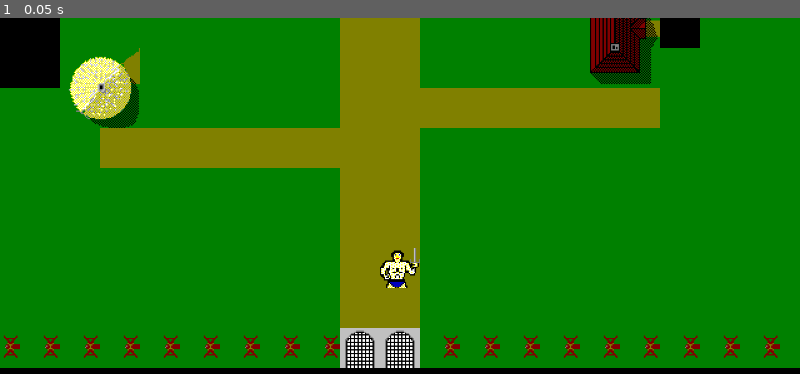
Above: before the commit, frame 1.
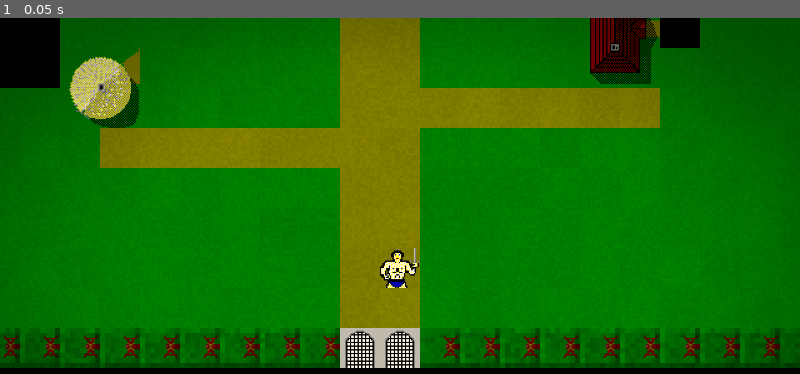
Above: after the commit, the same moment.

Repository: MapleThunder/windy-castle
Game: Godot game, scene res://view/main.tscn
The game is run twice, just before and just after one commit, with the same random seed, the same clock (stepped at 60 frames per second) and the same inputs.
Inputs:
- Up to frame 1 (0.05 s): no input

The runs differ from the first frame. In frame 1, 19% of the frame differs, in the area x 0-100%, y 0-99%.

Commit message:
feat(view): torch lighting, shadows, explored memory, atmosphere
Co-Authored-By: Claude Opus 5.5 <noreply@anthropic.com>

Diff:
--- /dev/null
+++ b/view/fx.gd
@@ -0,0 +1,51 @@
+class_name Fx
+extends Node2D
+## Ambient effects: dust motes drifting in the torchlight and a screen vignette.
+
+var world: WorldView
+var dust := CPUParticles2D.new()
+var vignette_layer := CanvasLayer.new()
+
+
+func setup(w: WorldView) -> void:
+	world = w
+	dust.amount = 40
+	dust.lifetime = 6.0
+	dust.preprocess = 6.0
+	dust.emission_shape = CPUParticles2D.EMISSION_SHAPE_SPHERE
+	dust.emission_sphere_radius = 150.0
+	dust.gravity = Vector2(0, -2)
+	dust.initial_velocity_min = 1.0
+	dust.initial_velocity_max = 5.0
+	dust.direction = Vector2(1, 0)
+	dust.spread = 180.0
+	dust.scale_amount_min = 1.0
+	dust.scale_amount_max = 2.0
+	var ramp := Gradient.new()
+	ramp.set_color(0, Color(1, 0.85, 0.6, 0.0))
+	ramp.set_color(1, Color(1, 0.85, 0.6, 0.0))
+	ramp.add_point(0.5, Color(1, 0.85, 0.6, 0.35))
+	dust.color_ramp = ramp
+	add_child(dust)
+	vignette_layer.layer = 5
+	var rect := ColorRect.new()
+	rect.set_anchors_preset(Control.PRESET_FULL_RECT)
+	rect.mouse_filter = Control.MOUSE_FILTER_IGNORE
+	var mat := ShaderMaterial.new()
+	mat.shader = preload("res://view/shaders/vignette.gdshader")
+	rect.material = mat
+	vignette_layer.add_child(rect)
+	add_child(vignette_layer)
+	update_level()
+
+
+func update_level() -> void:
+	dust.emitting = world.game.level.depth > 0
+
+
+func _process(_delta: float) -> void:
+	if world == null:
+		return
+	var player_node := world.actor_node(world.game.player.id)
+	if player_node != null:
+		dust.position = player_node.position
--- /dev/null
+++ b/view/lighting.gd
@@ -0,0 +1,106 @@
+class_name Lighting
+extends Node2D
+## Torch light with wall shadows in the mine, daylight in town.
+
+const MINE_AMBIENT := Color("14111c")
+const TOWN_AMBIENT := Color(1.0, 0.97, 0.9)
+const TORCH_COLOR := Color("ffb46b")
+const TORCH_RADIUS_TILES := 7.5
+const FLICKER_ENERGY := 0.06
+const FLICKER_SCALE := 0.03
+const FLICKER_HZ := 2.0
+const FLOOR_MASK := 1
+const WALL_MASK := 2
+
+var world: WorldView
+var ambient := CanvasModulate.new()
+var torch := PointLight2D.new()  # floors and actors, with shadows
+var wall_torch := PointLight2D.new()  # wall faces and features, no shadows
+var occluders := Node2D.new()
+var _noise := FastNoiseLite.new()
+var _time := 0.0
+var _base_scale := 1.0
+
+
+func setup(w: WorldView) -> void:
+	world = w
+	add_child(ambient)
+	add_child(occluders)
+	torch.texture = _radial_texture(256)
+	torch.color = TORCH_COLOR
+	torch.energy = 1.15
+	torch.shadow_enabled = true
+	torch.shadow_filter = Light2D.SHADOW_FILTER_PCF5
+	torch.shadow_filter_smooth = 3.0
+	torch.shadow_color = Color(0, 0, 0, 0.85)
+	_base_scale = TORCH_RADIUS_TILES * world.art.tile_size() * 2.0 / 256.0
+	torch.texture_scale = _base_scale
+	torch.range_item_cull_mask = FLOOR_MASK
+	add_child(torch)
+	wall_torch.texture = torch.texture
+	wall_torch.color = TORCH_COLOR
+	wall_torch.range_item_cull_mask = WALL_MASK
+	add_child(wall_torch)
+	_noise.frequency = 1.0
+	update_level()
+
+
+static func _radial_texture(size: int) -> GradientTexture2D:
+	var g := Gradient.new()
+	g.set_color(0, Color(1, 1, 1, 1))
+	g.set_color(1, Color(1, 1, 1, 0))
+	g.add_point(0.55, Color(1, 1, 1, 0.55))
+	var t := GradientTexture2D.new()
+	t.gradient = g
+	t.fill = GradientTexture2D.FILL_RADIAL
+	t.fill_from = Vector2(0.5, 0.5)
+	t.fill_to = Vector2(1.0, 0.5)
+	t.width = size
+	t.height = size
+	return t
+
+
+## Rebuild after a level change.
+func update_level() -> void:
+	var town := world.game.level.depth == 0
+	ambient.color = TOWN_AMBIENT if town else MINE_AMBIENT
+	torch.enabled = not town
+	wall_torch.enabled = not town
+	for c in occluders.get_children():
+		c.queue_free()
+	if town:
+		return
+	var l := world.game.level
+	var s := float(world.art.tile_size())
+	var square := OccluderPolygon2D.new()
+	square.polygon = PackedVector2Array([Vector2(0, 0), Vector2(s, 0), Vector2(s, s), Vector2(0, s)])
+	for y in l.height:
+		for x in l.width:
+			var p := Vector2i(x, y)
+			if Tile.opaque(l.get_tile(p)) and _borders_open(l, p):
+				var o := LightOccluder2D.new()
+				o.occluder = square
+				o.position = Vector2(p) * s
+				occluders.add_child(o)
+
+
+static func _borders_open(l: Level, p: Vector2i) -> bool:
+	for d in AI.DIRS:
+		if not Tile.opaque(l.get_tile(p + d)) and l.in_bounds(p + d):
+			return true
+	return false
+
+
+func _process(delta: float) -> void:
+	if world == null:
+		return
+	_time += delta
+	var player_node := world.actor_node(world.game.player.id)
+	if player_node != null:
+		torch.position = player_node.position
+	var n := _noise.get_noise_1d(_time * FLICKER_HZ * 10.0)
+	torch.energy = 1.15 * (1.0 + n * FLICKER_ENERGY * 2.0)
+	torch.texture_scale = _base_scale * (1.0 + _noise.get_noise_1d(_time * FLICKER_HZ * 10.0 + 100.0) * FLICKER_SCALE * 2.0)
+	wall_torch.position = torch.position
+	wall_torch.energy = torch.energy * 0.9
+	wall_torch.texture_scale = torch.texture_scale
--- a/view/main.gd
+++ b/view/main.gd
@@ -1,5 +1,5 @@
 extends Control
-## Entry point. Debug options (after `--`): --screenshot=<path>, --start-depth=<n>, --seed=<n>.
+## Entry point. Debug options (after `--`): --screenshot=<path> [--frames=<n>], --start-depth=<n>, --seed=<n>, --fps.
 
 var options := {}
 var game: Game
@@ -26,6 +26,8 @@
 
 func _process(_delta: float) -> void:
 	_frames += 1
-	if options.has("screenshot") and _frames == 30:
+	if options.has("fps") and _frames % 60 == 0:
+		print("fps ", Engine.get_frames_per_second())
+	if options.has("screenshot") and _frames == int(options.get("frames", "30")):
 		get_viewport().get_texture().get_image().save_png(options["screenshot"])
 		get_tree().quit()
--- /dev/null
+++ b/view/shaders/ground.gdshader
@@ -0,0 +1,23 @@
+// Terrain: per-tile brightness variation plus a fine grain, so flat palette tiles read as material.
+shader_type canvas_item;
+
+uniform float tile_variation = 0.025;
+uniform float grain = 0.05;
+
+varying vec2 world_pos;
+
+float hash(vec2 p) {
+	return fract(sin(dot(p, vec2(127.1, 311.7))) * 43758.5453);
+}
+
+void vertex() {
+	world_pos = (MODEL_MATRIX * vec4(VERTEX, 0.0, 1.0)).xy;
+}
+
+void fragment() {
+	vec4 c = COLOR;  // already the texture sample times modulate
+	float t = hash(floor(world_pos / 32.0)) - 0.5;
+	float g = hash(floor(world_pos / 2.0)) - 0.5;
+	c.rgb *= 1.0 + t * 2.0 * tile_variation + g * 2.0 * grain;
+	COLOR = c;
+}
--- /dev/null
+++ b/view/shaders/memory.gdshader
@@ -0,0 +1,24 @@
+// Explored but out of sight: desaturated, dimmed and cooled. Unshaded, so it stays visible in the dark.
+shader_type canvas_item;
+render_mode unshaded;
+
+uniform vec3 tint = vec3(0.35, 0.38, 0.5);
+uniform float desaturate = 0.75;
+
+varying vec2 world_pos;
+
+float hash(vec2 p) {
+	return fract(sin(dot(p, vec2(127.1, 311.7))) * 43758.5453);
+}
+
+void vertex() {
+	world_pos = (MODEL_MATRIX * vec4(VERTEX, 0.0, 1.0)).xy;
+}
+
+void fragment() {
+	vec4 c = texture(TEXTURE, UV);
+	float lum = dot(c.rgb, vec3(0.299, 0.587, 0.114));
+	c.rgb = mix(c.rgb, vec3(lum), desaturate) * tint;
+	c.rgb *= 1.0 + (hash(floor(world_pos / 32.0)) - 0.5) * 0.08;
+	COLOR = c;
+}
--- /dev/null
+++ b/view/shaders/vignette.gdshader
@@ -0,0 +1,9 @@
+shader_type canvas_item;
+
+uniform float strength = 0.35;
+uniform float inner = 0.45;
+
+void fragment() {
+	float d = distance(UV, vec2(0.5)) * 1.41421;
+	COLOR = vec4(0.0, 0.0, 0.0, smoothstep(inner, 1.0, d) * strength);
+}
--- /dev/null
+++ b/view/shaders/wall.gdshader
@@ -0,0 +1,26 @@
+// Rock walls: chunky stone grain with a bevel (lit top-left, shaded bottom-right) so walls read as raised.
+shader_type canvas_item;
+
+uniform float grain = 0.12;
+uniform float bevel = 0.12;
+
+varying vec2 world_pos;
+
+float hash(vec2 p) {
+	return fract(sin(dot(p, vec2(127.1, 311.7))) * 43758.5453);
+}
+
+void vertex() {
+	world_pos = (MODEL_MATRIX * vec4(VERTEX, 0.0, 1.0)).xy;
+}
+
+void fragment() {
+	vec4 c = COLOR;
+	vec2 local = fract(world_pos / 32.0);
+	float stone = hash(floor(world_pos / 4.0)) - 0.5;
+	float shade = 1.0 + stone * 2.0 * grain;
+	if (local.x < bevel || local.y < bevel) shade *= 1.18;
+	if (local.x > 1.0 - bevel || local.y > 1.0 - bevel) shade *= 0.72;
+	c.rgb *= shade * 0.8;
+	COLOR = c;
+}
--- a/view/world_view.gd
+++ b/view/world_view.gd
@@ -7,8 +7,13 @@
 
 var game: Game
 var art: ArtPack
-var ground := TileMapLayer.new()
+var memory := TileMapLayer.new()  # explored, out of sight
+var memory_features := TileMapLayer.new()
+var ground := TileMapLayer.new()  # in sight, lit, receives shadows
+var walls := TileMapLayer.new()  # in sight, lit without shadows so wall faces catch the torch
 var features := TileMapLayer.new()
+var lighting := Lighting.new()
+var fx := Fx.new()
 var buildings := Node2D.new()
 var items := Node2D.new()
 var actors := Node2D.new()
@@ -25,8 +30,20 @@
 
 
 func _ready() -> void:
-	for n in [ground, features, buildings, items, actors, camera]:
+	for n in [memory, memory_features, ground, walls, features, buildings, items, actors, camera]:
 		add_child(n)
+	var ground_mat := ShaderMaterial.new()
+	ground_mat.shader = preload("res://view/shaders/ground.gdshader")
+	ground.material = ground_mat
+	var wall_mat := ShaderMaterial.new()
+	wall_mat.shader = preload("res://view/shaders/wall.gdshader")
+	walls.material = wall_mat
+	walls.light_mask = Lighting.WALL_MASK
+	features.light_mask = Lighting.WALL_MASK
+	var memory_mat := ShaderMaterial.new()
+	memory_mat.shader = preload("res://view/shaders/memory.gdshader")
+	memory.material = memory_mat
+	memory_features.material = memory_mat
 	camera.position_smoothing_enabled = true
 	camera.position_smoothing_speed = 10.0
 	get_viewport().size_changed.connect(_fit)
@@ -37,11 +54,16 @@
 	art = a
 	var ts := TileSet.new()
 	ts.tile_size = Vector2i(a.tile_size(), a.tile_size())
-	ground.tile_set = ts
-	features.tile_set = ts
+	for layer in [memory, memory_features, ground, walls, features]:
+		layer.tile_set = ts
 	_sources.clear()
 	refresh_all()
 	camera.reset_smoothing()
+	if lighting.get_parent() == null:
+		add_child(lighting)
+		lighting.setup(self)
+		add_child(fx)
+		fx.setup(self)
 
 
 func _source(name: String) -> int:
@@ -80,8 +102,8 @@
 
 
 func refresh_all() -> void:
-	ground.clear()
-	features.clear()
+	for layer in [memory, memory_features, ground, walls, features]:
+		layer.clear()
 	var l := game.level
 	var town := l.depth == 0
 	for y in l.height:
@@ -98,20 +120,33 @@
 			buildings.add_child(s)
 	refresh_entities()
 	camera.position = tile_to_px(game.player.pos)
+	if lighting.world != null:
+		lighting.update_level()
+		fx.update_level()
+
+
+## Redraw the tiles whose visibility may have changed since `previous` was the visible set.
+func refresh_visibility(previous: Dictionary) -> void:
+	var town := game.level.depth == 0
+	for p in previous:
+		refresh_tile(p, town)
+	for p in game.visible:
+		refresh_tile(p, town)
+	refresh_entities()
 
 
 func refresh_tile(p: Vector2i, town: bool = game.level.depth == 0) -> void:
+	for layer in [memory, memory_features, ground, walls, features]:
+		layer.erase_cell(p)
 	if not game.level.is_explored(p):
-		ground.erase_cell(p)
-		features.erase_cell(p)
 		return
+	var seen := game.visible.has(p)
 	var t := game.level.get_tile(p)
-	ground.set_cell(p, _source(_ground_sprite(t, town)), Vector2i.ZERO)
+	var lit_layer := walls if Tile.opaque(t) else ground
+	(lit_layer if seen else memory).set_cell(p, _source(_ground_sprite(t, town)), Vector2i.ZERO)
 	var f := _feature_sprite(t, town)
-	if f == "":
-		features.erase_cell(p)
-	else:
-		features.set_cell(p, _source(f), Vector2i.ZERO)
+	if f != "":
+		(features if seen else memory_features).set_cell(p, _source(f), Vector2i.ZERO)
 
 
 func refresh_entities() -> void:
Not shown, added: view/fx.gd.uid
Not shown, added: view/lighting.gd.uid
Not shown, added: view/shaders/ground.gdshader.uid
Not shown, added: view/shaders/memory.gdshader.uid
Not shown, added: view/shaders/vignette.gdshader.uid
Not shown, added: view/shaders/wall.gdshader.uid
Not shown, changed: play.sh
